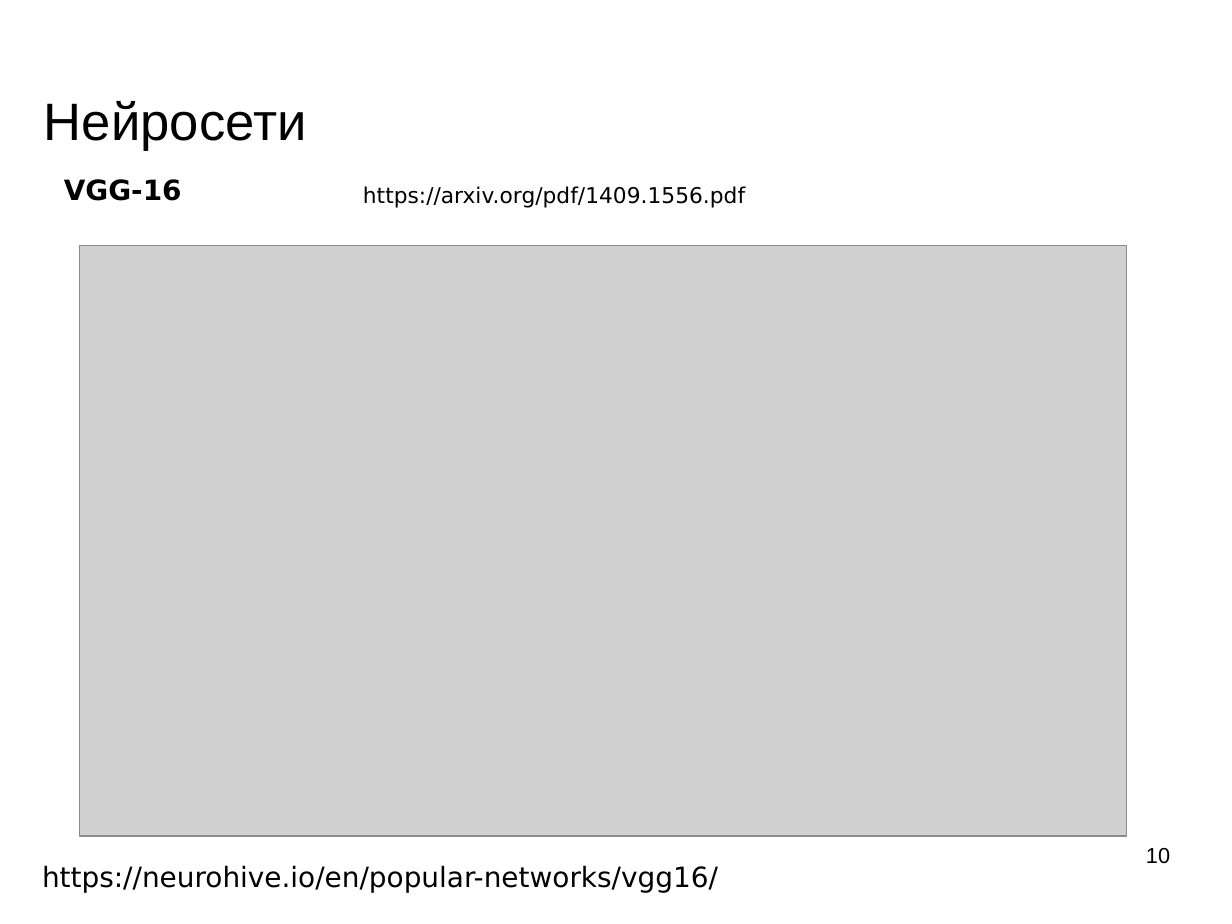
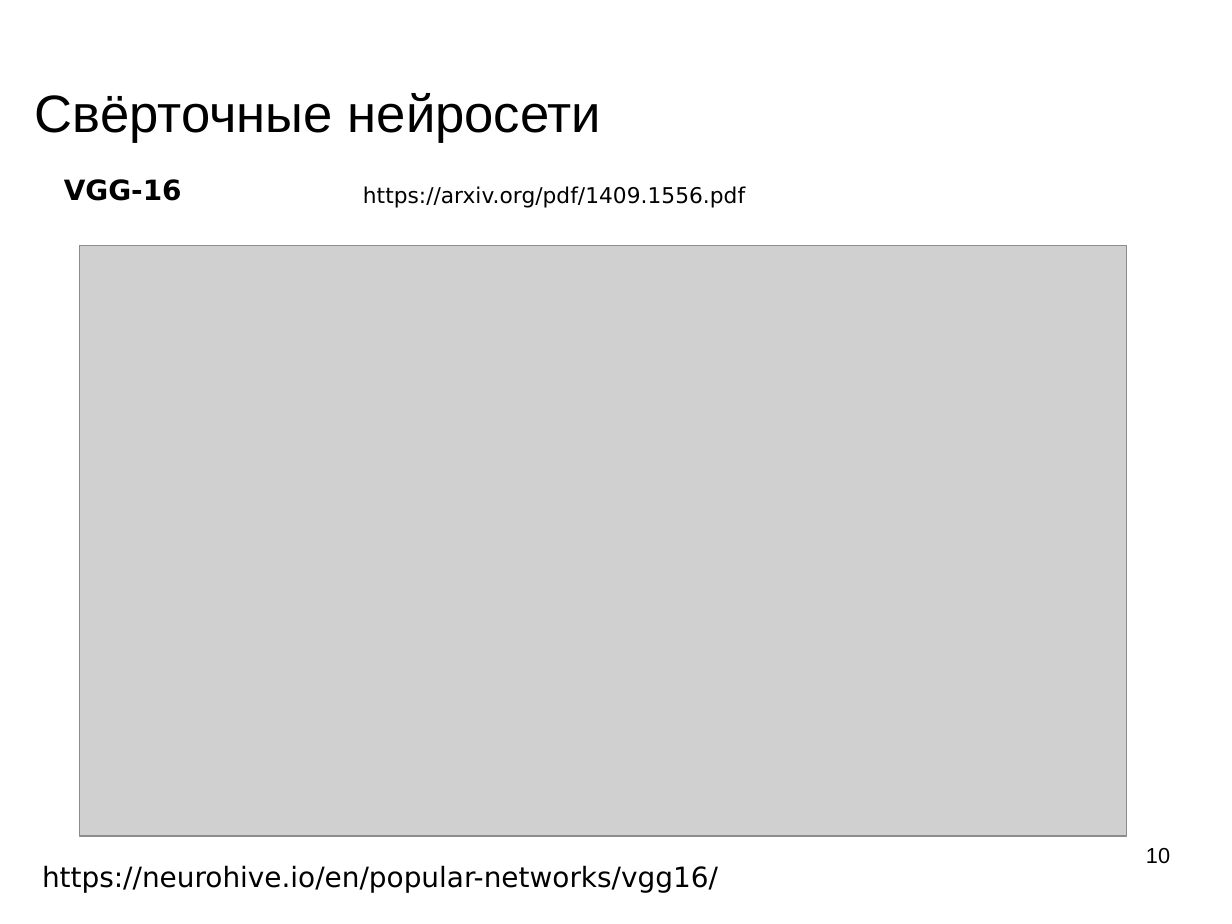
Before and after one commit to mechanoid5/ml_lectorium_legacy, a slide deck: slide 10 of 23-convnet.odp. Drawn at 1232x924 pixels with LibreOffice and Linux fonts; fonts in the diff are those of the drawing; grey boxes stand for pictures; background and template pictures are left out. Boxes give left, top, right and bottom in pixels: in the first picture for what was removed or moved away, otherwise in the second. Text is boxed around its words. In the diff, an @@ line names an element or a change of style, - is before the commit and + after.

```diff
--- a/23-convnet.odp
+++ b/23-convnet.odp
@@ title at [34,93,602,143]: text changed @@
-Нейросети
+Свёрточные нейросети
```
Also in this commit, not shown: 15 other slides changed, 1 slide removed, 50 other files.
